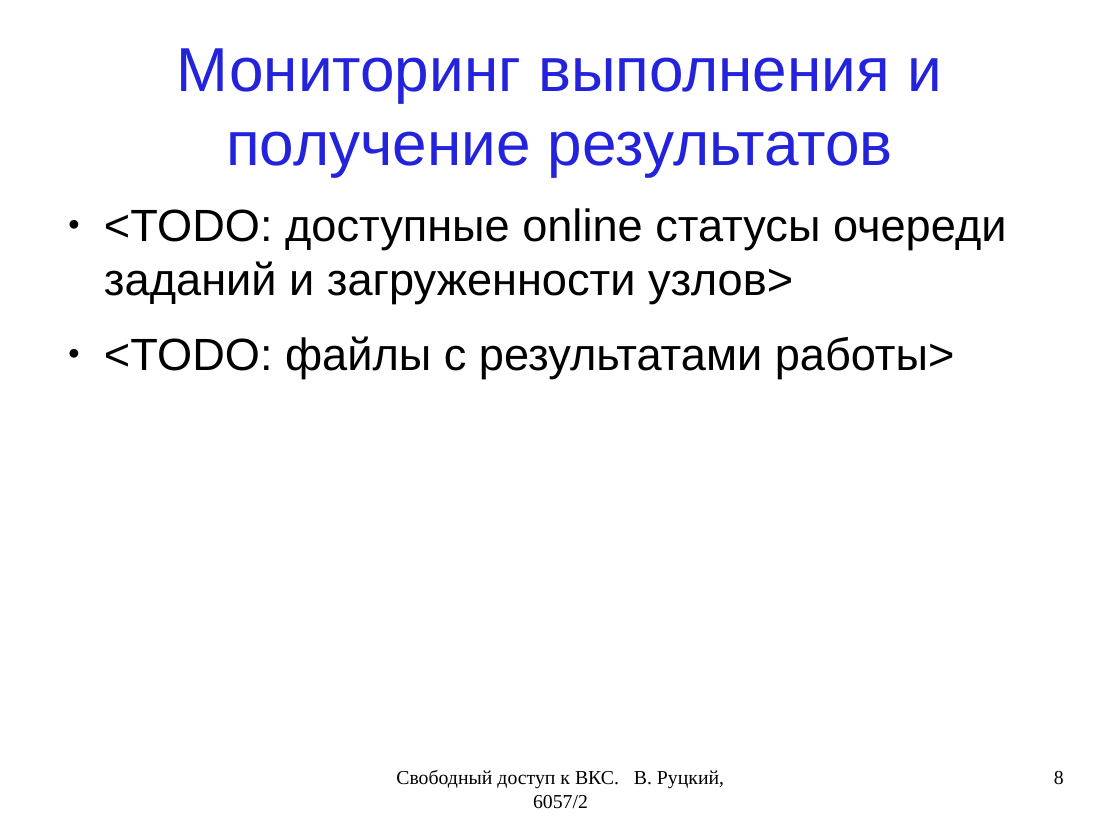
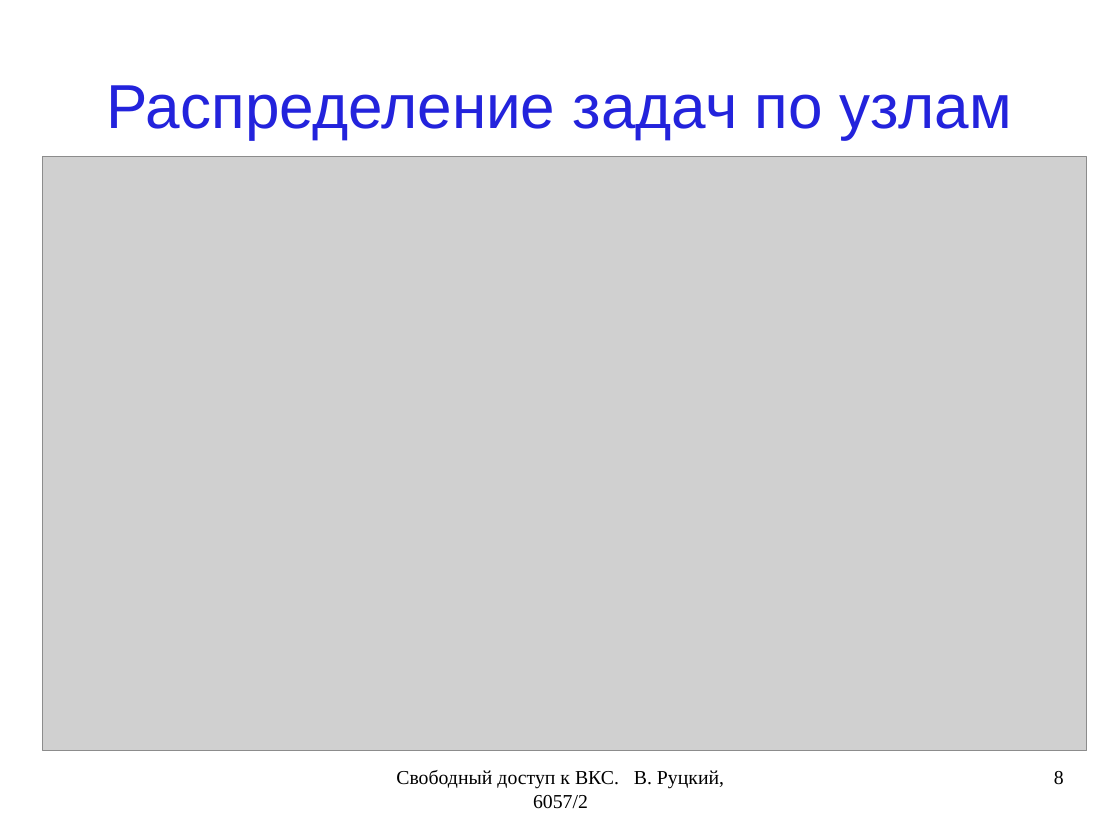
Before and after one commit to rutsky/semester11, a slide deck: slide 8 of ParallelProgramming/HowToUsePresentation/60572_Rutsky_HowToUse.odp. Drawn at 1120x840 pixels with LibreOffice and Linux fonts; fonts in the diff are those of the drawing; grey boxes stand for pictures. Boxes give left, top, right and bottom in pixels: in the first picture for what was removed or moved away, otherwise in the second. Text is boxed around its words. In the diff, an @@ line names an element or a change of style, - is before the commit and + after.

```diff
--- a/ParallelProgramming/HowToUsePresentation/60572_Rutsky_HowToUse.odp
+++ b/ParallelProgramming/HowToUsePresentation/60572_Rutsky_HowToUse.odp
@@ title at box(107, 85, 1012, 139): text changed @@
-Мониторинг выполнения и получение результатов
+Распределение задач по узлам
@@ picture added at box(43, 157, 1087, 751) @@
@@ text removed at box(104, 208, 1007, 378) @@
-● <TODO: доступные online статусы очереди заданий и загруженности узлов>
-● <TODO: файлы с результатами работы>
```
Also in this commit, not shown: 4 other slides changed, 1 slide added, 1 slide removed, 3 other files.
